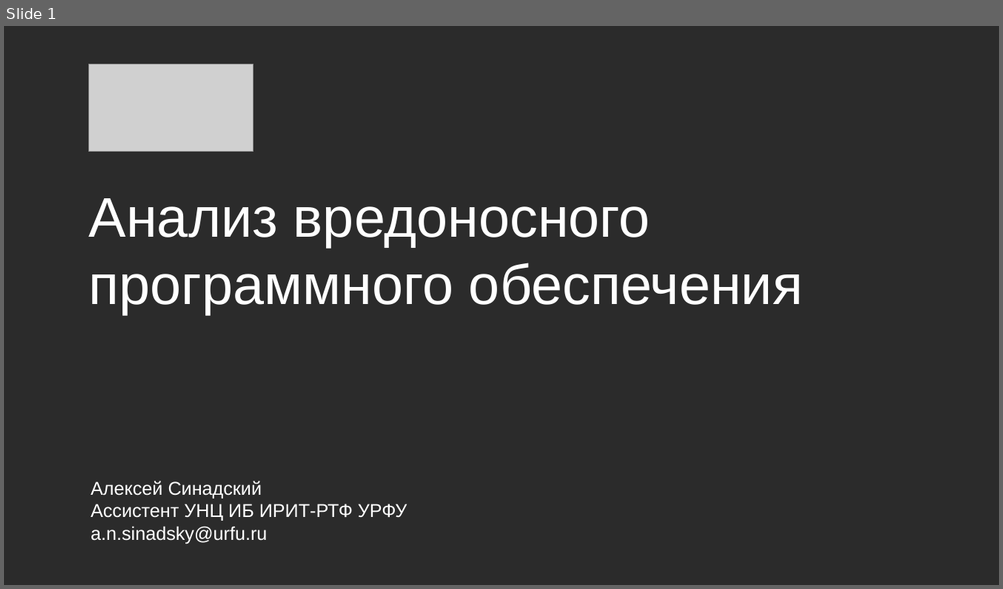
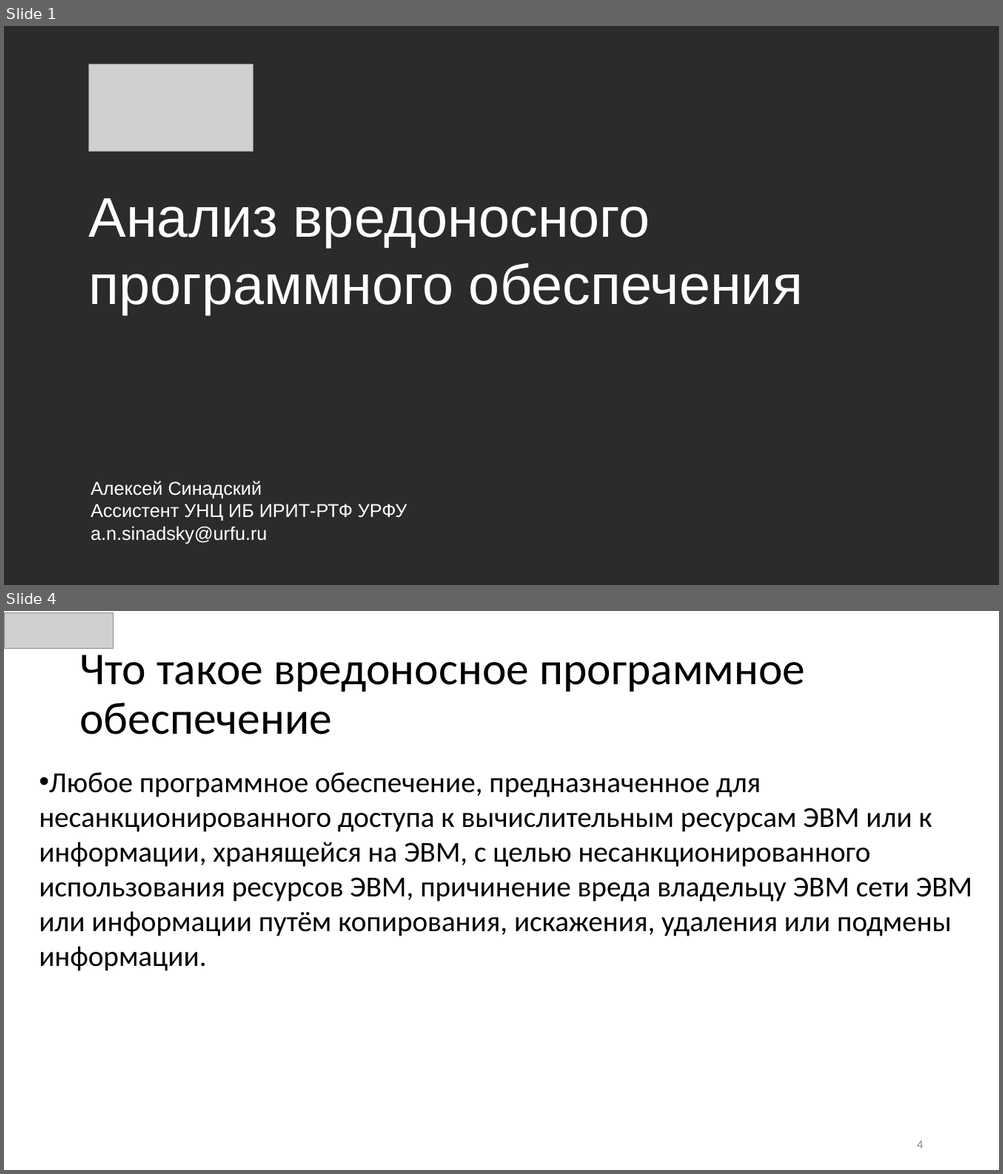
Before and after one commit to CyberLympha/AI-for-IS-Course, a slide deck: Лекции/Анализ вредоносного программного обеспечения.pptx. Shown one above the other, each under a label of ours: slide 1 before the commit, slides 1 and 4 after it; the slides between them are not shown. The pictures are 1003x589 and 1003x1174 pixels, drawn with LibreOffice and Linux fonts; fonts in the diff are those of the drawing; grey boxes stand for pictures; background and template pictures are left out; a plain dark background stands for a picture behind light text. Boxes give left, top, right and bottom in pixels: in the first picture for what was removed or moved away, otherwise in the second. Text is boxed around its words. In the diff, an @@ line names an element or a change of style, - is before the commit and + after.

```diff
--- a/Лекции/Анализ вредоносного программного обеспечения.pptx
+++ b/Лекции/Анализ вредоносного программного обеспечения.pptx
@@ slide 4 added at (4,611,999,1170), background #FFFFFF @@
@@ picture added at (4,613,114,648) @@
@@ title added at (79,647,805,735), 44 pt, text #000000 @@
+Что такое вредоносное программное обеспечение
@@ text added at (39,772,972,971), 28 pt, text #000000 @@
+• Любое программное обеспечение, предназначенное для несанкционированного доступа к вычислительным ресурсам ЭВМ или к информации, хранящейся на ЭВМ, с целью несанкционированного использования ресурсов ЭВМ, причинение вреда владельцу ЭВМ сети ЭВМ или информации путём копирования, искажения, удаления или подмены информации.
@@ page number added at (916,1141,922,1149), 12 pt, text #8B8B8B @@
+4
```
Also in this commit, not shown: 2 slides changed, 17 other slides added, 1 slide removed, 1 other file.
